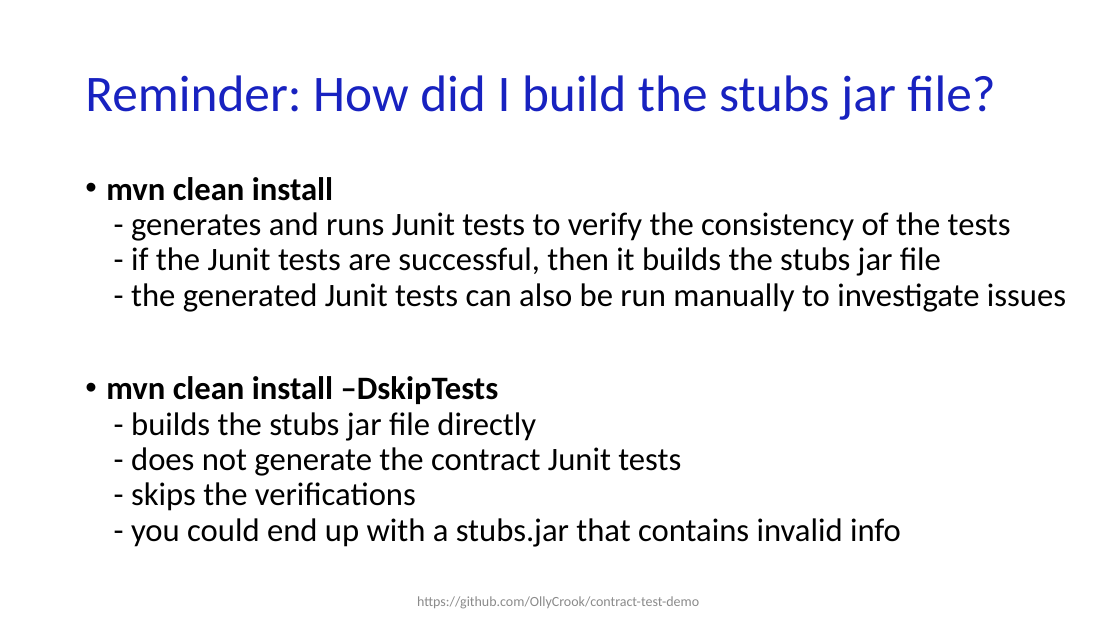
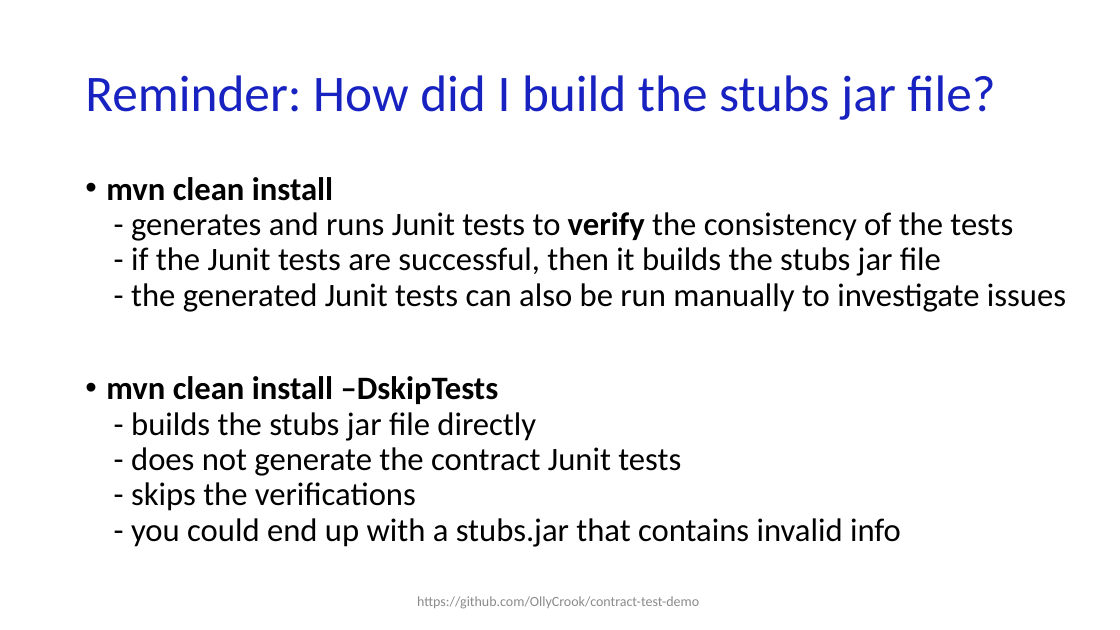
Before and after one commit to OllyCrook/contract-test-demo, a slide deck: slide 20 of Contract-testing-presentation_EngineersWeek.pptx. Drawn at 1120x630 pixels with LibreOffice and Linux fonts; fonts in the diff are those of the drawing. Boxes give left, top, right and bottom in pixels: in the first picture for what was removed or moved away, otherwise in the second. Text is boxed around its words. In the diff, an @@ line names an element or a change of style, - is before the commit and + after.

```diff
--- a/Contract-testing-presentation_EngineersWeek.pptx
+++ b/Contract-testing-presentation_EngineersWeek.pptx
@@ text at (106,177,1066,312): bold on in "verify" @@
```
Also in this commit, not shown: 1 other slide changed.
